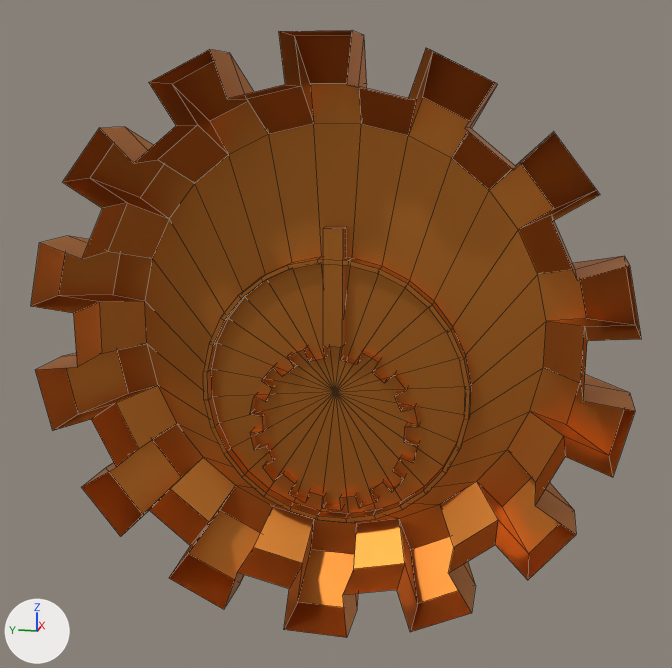
The FBX model Assets/Shu Deng (Mike)/Models/door-OBS.fbx as it was, and as the next commit left it.
Both versions are drawn from a 50 mm camera at (-10.97, 14.08, 1.97) aimed at (-7.63, 14.75, 1.13). Every picture has the same lights, and +X, +Y and +Z are marked at lower left. Mesh edges are drawn as thin lines. Where no turn or scale is listed for an object, it has been applied to the vertices.
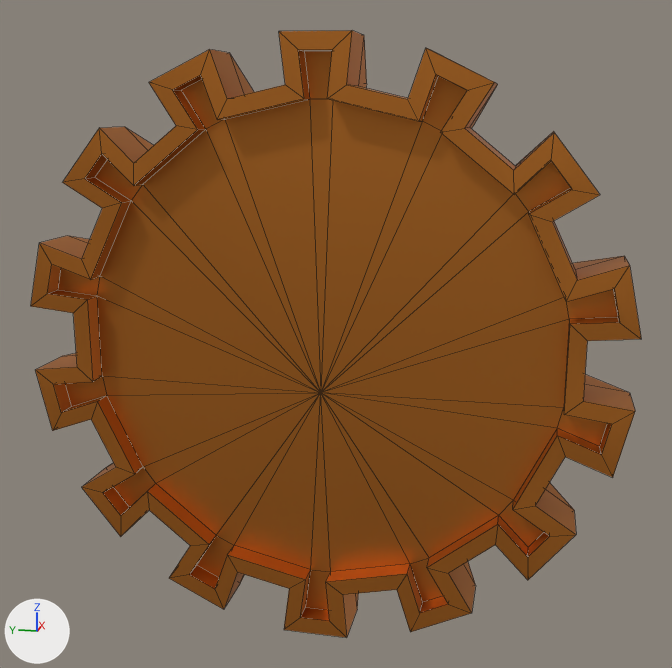
The newer file is also turned or shifted as a whole; pictures and numbers use the older file's frame.

Changed parts and their boxes [x1, y1, x2, y2] in the pictures (672 x 668 px):
part 1 of me_cylinder_001, added (brown): after [31, 30, 641, 638]

What changed in the scene script:
```text
Change me_cylinder_001:
    used by ob_cylinder_002; location = (-7.532, 14.782, 0.856)
    remove me_cylinder_001.from_pydata(...)  # 566 vertices, 536 faces; spans x -0.32..0.1, y -1.1..1.11, z -0.86..1.35
    add me_cylinder_001.from_pydata(...)  # 679 vertices, 690 faces; spans x -0.32..0.1, y -1.1..1.11, z -0.86..1.35
    me_cylinder_001 part 1
    60 vertices are added at x -0.32..-0.2, y -1.03..1.03, z -0.8..1.29
    40 new vertices lie (0.08, 0.0, 0.0) away from vertices in x -0.32..-0.28, y -1.03..1.03, z -0.8..1.29
    8 new vertices lie (0.09, 0.0, 0.0) away from vertices in x -0.32..-0.29, y -0.87..0.79, z -0.72..1.21
    5 new vertices lie (0.08, -0.01, 0.0) away from vertices in x -0.32..-0.28, y -1.02..0.88, z -0.57..1.16
    154 new faces join them
```
